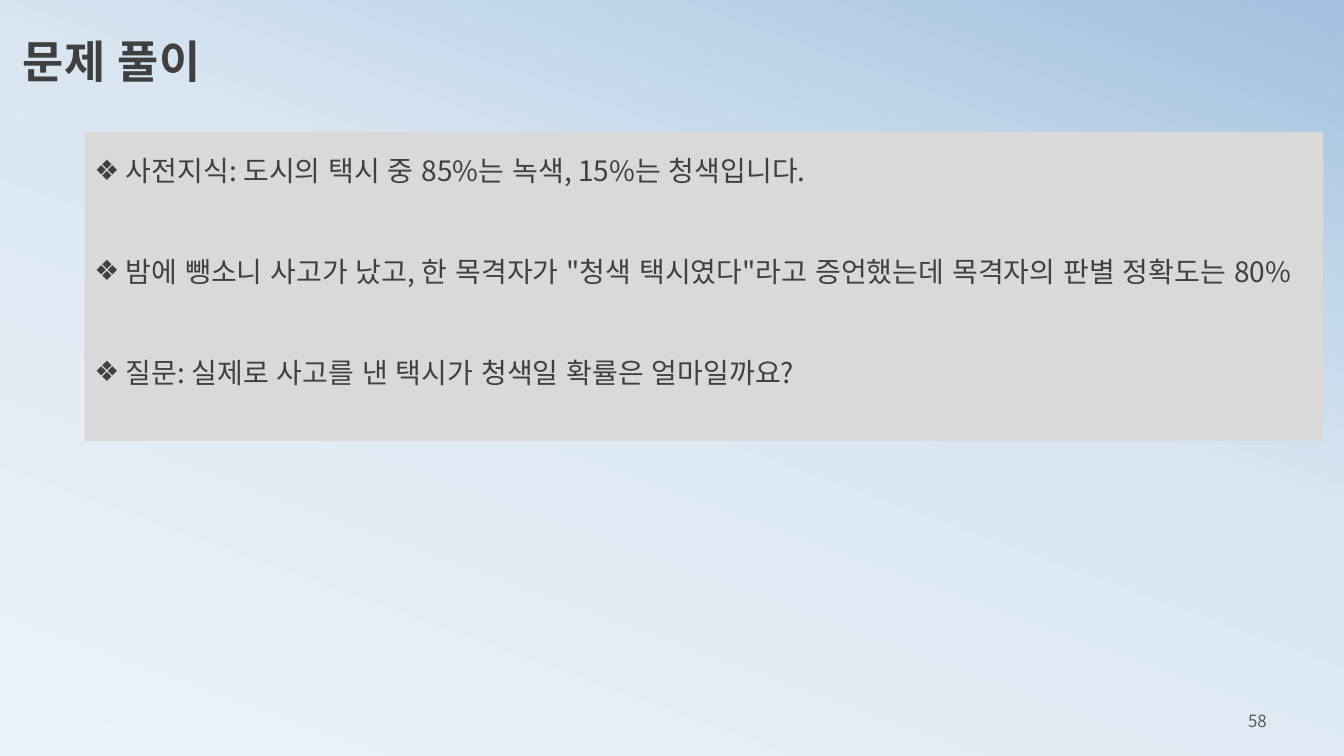
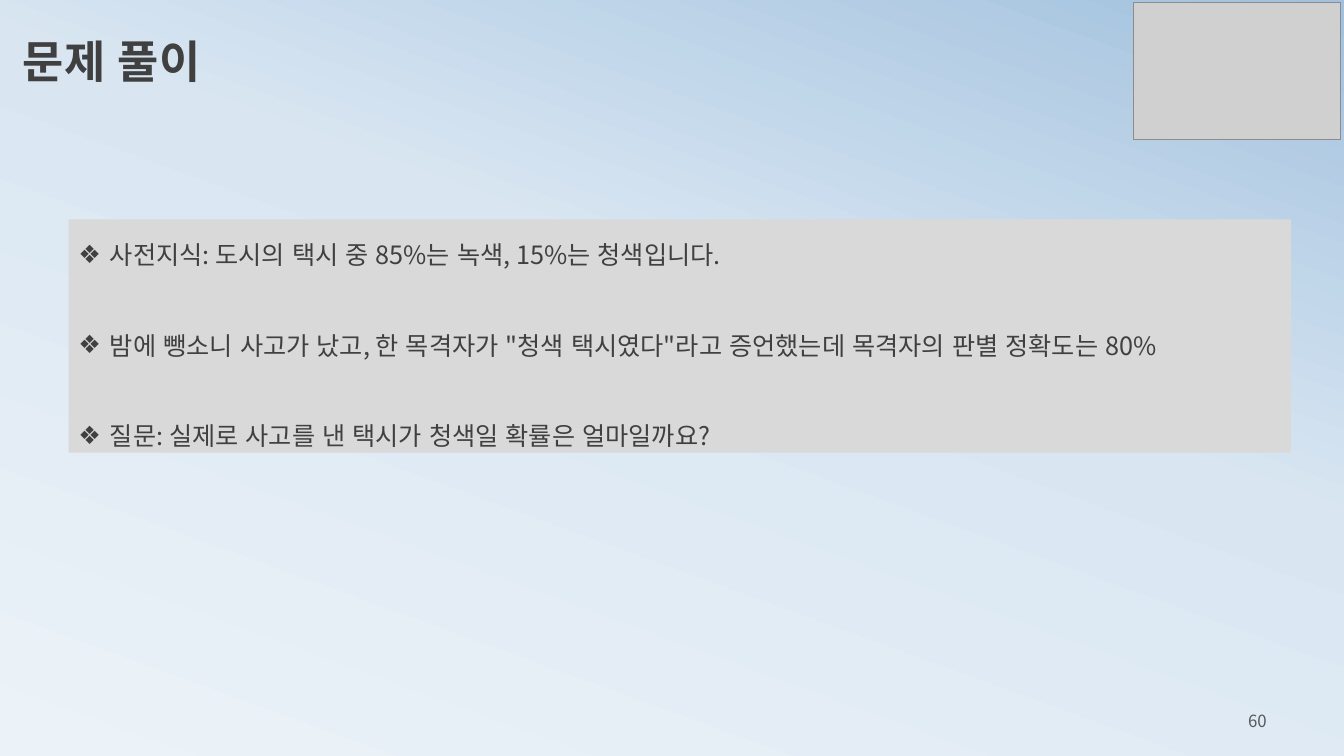
Before and after one commit to ancestor9/mathematics-for-machine-learning, a slide deck: slide 60 of 3_probability theory for machine learning.pptx (slide 58 before the commit). Drawn at 1344x756 pixels with LibreOffice and Linux fonts; fonts in the diff are those of the drawing; grey boxes stand for pictures. Boxes give left, top, right and bottom in pixels: in the first picture for what was removed or moved away, otherwise in the second. Text is boxed around its words. In the diff, an @@ line names an element or a change of style, - is before the commit and + after.

```diff
--- a/3_probability theory for machine learning.pptx
+++ b/3_probability theory for machine learning.pptx
@@ picture added at bbox=[1133, 3, 1340, 140] @@
@@ rectangle "사전지식: 도시의 택시 중 85%는 ...": place and size @@
-rectangle "사전지식: 도시의 택시 중 85%는 ..." at bbox=[85, 132, 1323, 442]
+rectangle "사전지식: 도시의 택시 중 85%는 ..." at bbox=[69, 220, 1292, 453]
@@ rectangle "사전지식: 도시의 택시 중 85%는 ..." at bbox=[69, 220, 1292, 453]: size 20 to 18 pt @@
@@ page number at bbox=[1248, 714, 1267, 727]: text changed @@
-58
+60
```
Also in this commit, not shown: 28 other slides changed, 5 slides added, 3 slides removed.
